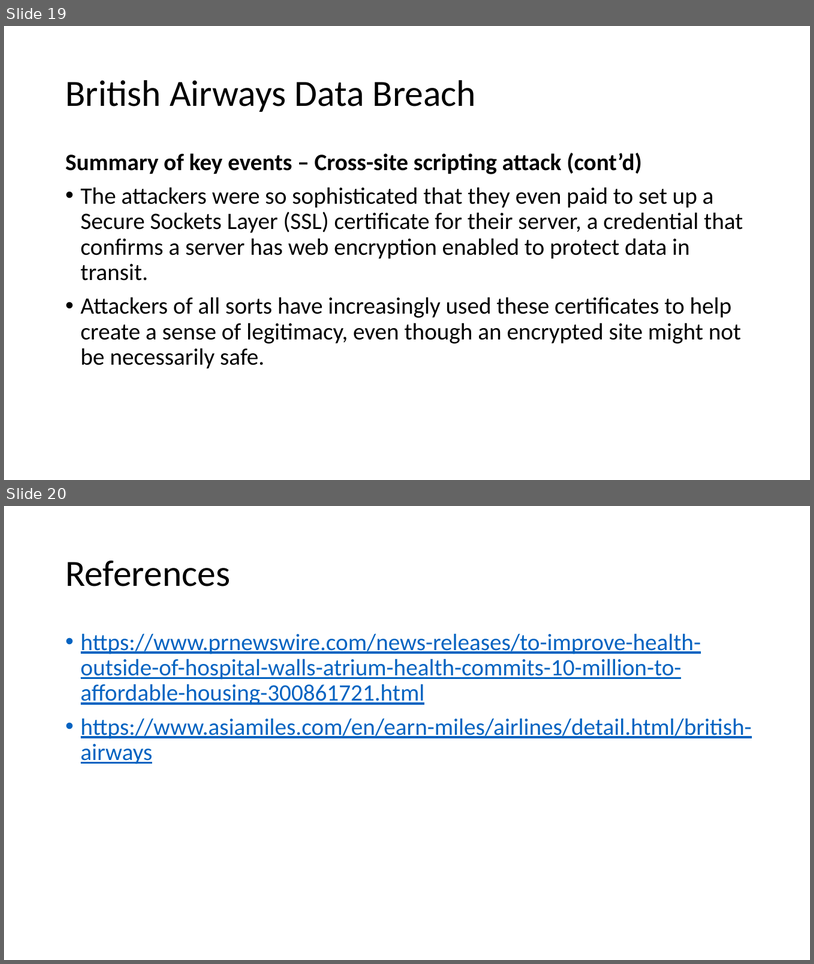
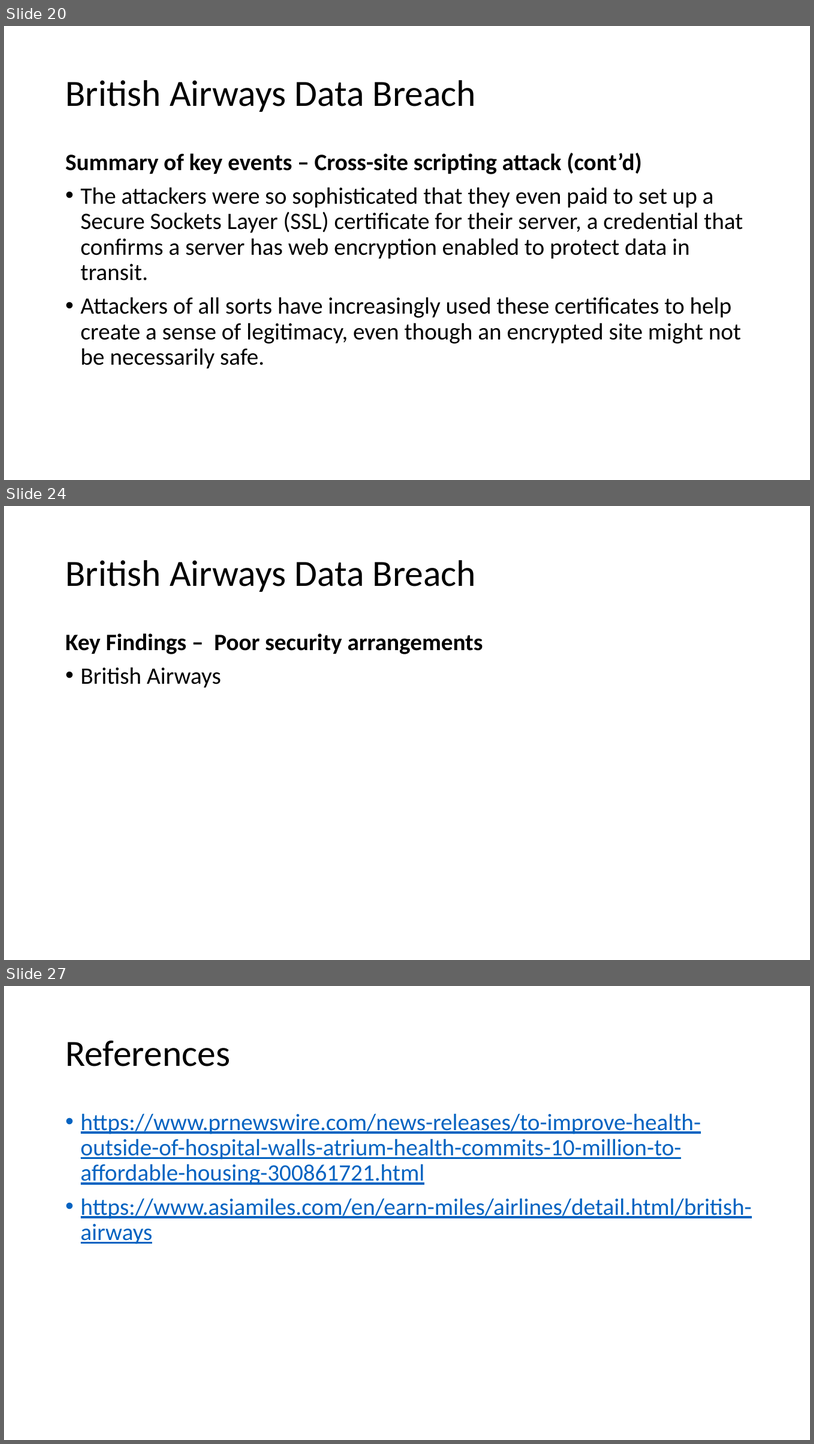
Before and after one commit to nicholasneo78/regression-analysis, a slide deck: CE4062-project.pptx. Shown one above the other, each under a label of ours: slides 19 and 20 before the commit, slides 20, 24 and 27 after it; the slides between them are not shown. The pictures are 814x964 and 814x1444 pixels, drawn with LibreOffice and Linux fonts; fonts in the diff are those of the drawing. Boxes give left, top, right and bottom in pixels: in the first picture for what was removed or moved away, otherwise in the second. Text is boxed around its words. In the diff, an @@ line names an element or a change of style, - is before the commit and + after.

```diff
--- a/CE4062-project.pptx
+++ b/CE4062-project.pptx
@@ slide 24 added at (4, 506, 810, 960), background #FFFFFF @@
@@ title added at (65, 560, 477, 592), 44 pt, text #000000 @@
+British Airways Data Breach
@@ text added at (65, 633, 483, 688), 28 pt, text #000000, bold @@
+Key Findings – Poor security arrangements
+• British Airways
@@ what was slide 19 is now slide 20 @@
@@ what was slide 20 is now slide 27 @@
```
Also in this commit, not shown: 4 slides changed, 6 other slides added.
